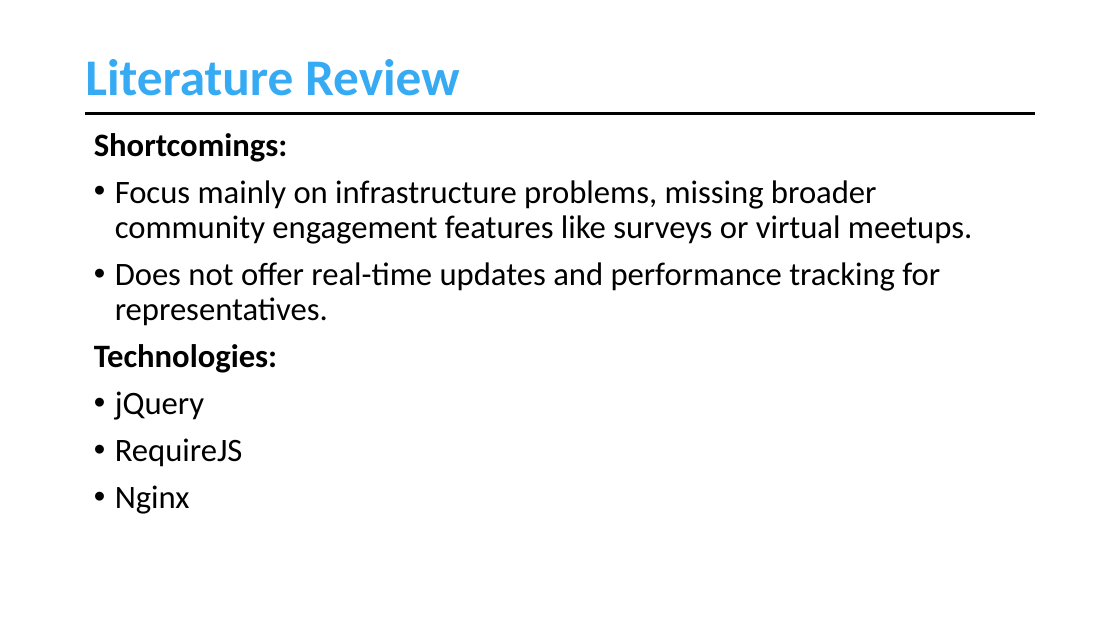
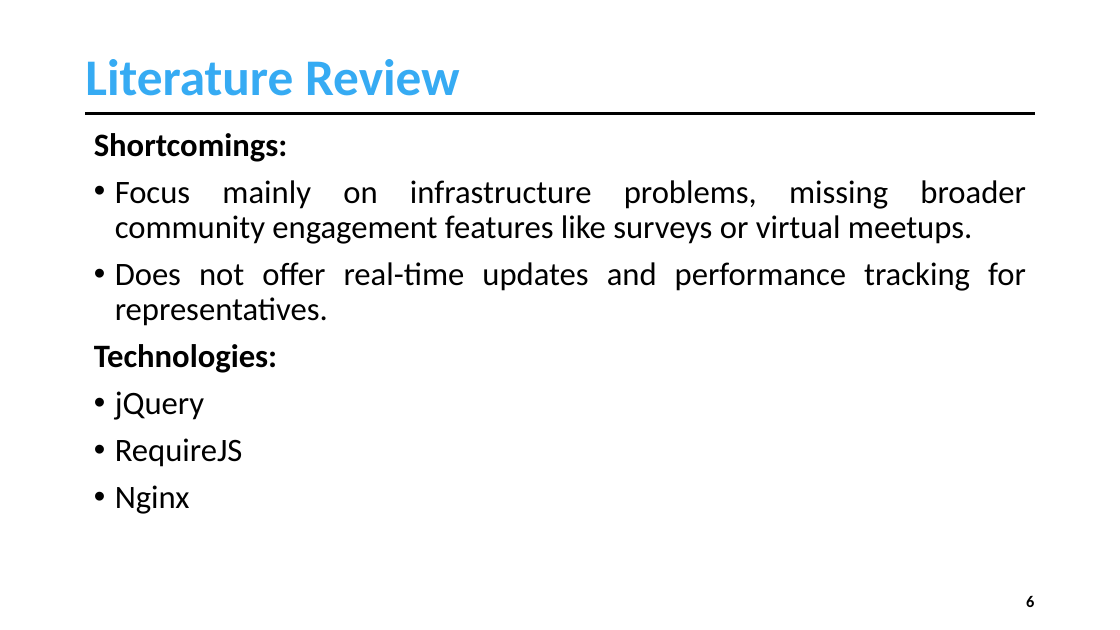
Before and after one commit to muhammadahsanmirza/fyp-constituency-connect, a slide deck: slide 6 of 4 - Idea Evaluation/Idea Evaluation Slides - Working Draft.pptx (slide 8 before the commit). Drawn at 1120x630 pixels with LibreOffice and Linux fonts; fonts in the diff are those of the drawing. Boxes give left, top, right and bottom in pixels: in the first picture for what was removed or moved away, otherwise in the second. Text is boxed around its words. In the diff, an @@ line names an element or a change of style, - is before the commit and + after.

```diff
--- a/4 - Idea Evaluation/Idea Evaluation Slides - Working Draft.pptx
+++ b/4 - Idea Evaluation/Idea Evaluation Slides - Working Draft.pptx
@@ text "Shortcomings:" at [94, 133, 1026, 514]: alignment left to justified @@
@@ page number added at [1026, 596, 1034, 607], 14 pt, text #000000, bold @@
+6
```
Also in this commit, not shown: 22 other slides changed, 4 slides added, 9 slides removed, 13 other files.
